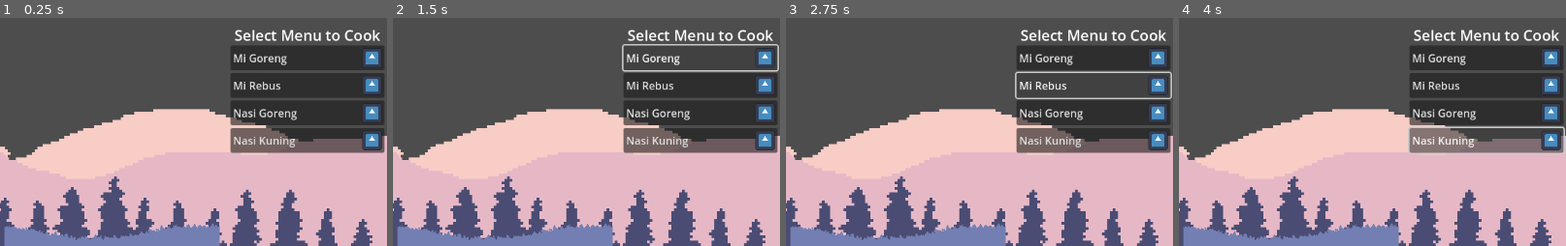
Above: before the commit, frames 1-4 (left to right).
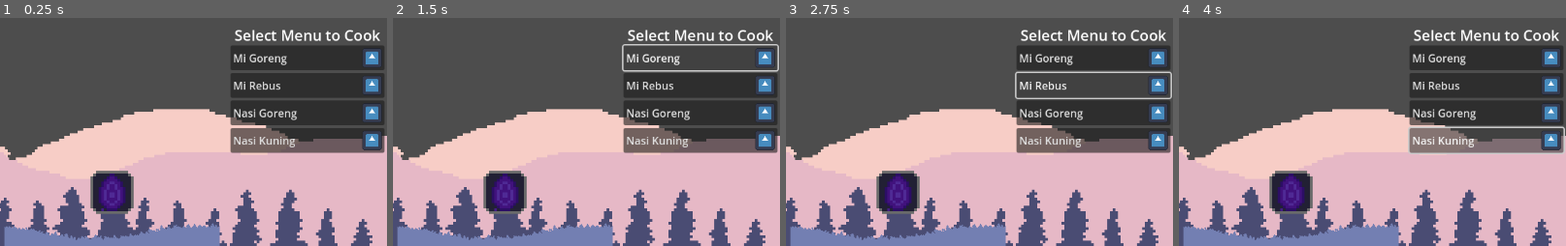
Above: after the commit, the same moments.

Repository: RafliNST/rush-cooker
Game: Godot game, scene res://scenes/main_scene.tscn
Two runs of this game, one before a commit and one after it. Both use one fixed random seed, a clock stepped at 60 frames per second and the inputs below. The engine's default icon, where the game draws it, is replaced by a stand-in: a white triangle on a blue panel in a dark square. Sound files missing from this copy of the repository are replaced by a short silence.
Inputs:
- Up to frame 1 (0.25 s): no input
- Up to frame 2 (1.5 s): click "Camera to Tenant" at 0.5 s; click "Mi Goreng" at 1.25 s
- Up to frame 3 (2.75 s): click "Mi Rebus" at 2 s
- Up to frame 4 (4 s): click "Nasi Goreng" at 2.75 s; click "Nasi Kuning" at 3.5 s
The pictures show only the part of the screen within x 49-98%, y 0-50%; the shares and areas given below are measured in that part.

The runs differ from the first frame. In frame 1, 2.0% of the frame differs, in the area x 23-35%, y 66-87%; in frame 2, 2.0%; in frame 3, 2.0%; in frame 4, 2.0%.

Commit message:
customer request menu

Diff:
--- a/scenes/game.tscn
+++ b/scenes/game.tscn
@@ -5,7 +5,7 @@
 [ext_resource type="Texture2D" uid="uid://dsfabwpfwycx3" path="res://textures/SunsetParalax/2.png" id="2_8ay5t"]
 [ext_resource type="Texture2D" uid="uid://bv5cunuq0qju3" path="res://textures/SunsetParalax/5.png" id="3_jj70m"]
 [ext_resource type="Texture2D" uid="uid://dcqkiy8jnji4r" path="res://textures/SunsetParalax/8.png" id="3_xryhh"]
-[ext_resource type="Texture2D" uid="uid://cro7mrnok68yn" path="res://textures/SunsetParalax/4.png" id="4_yorsk"]
+[ext_resource type="PackedScene" uid="uid://ca0ds7uqr700u" path="res://scenes/player_tenant.tscn" id="5_8rdnm"]
 [ext_resource type="PackedScene" uid="uid://h014fc2ah1ol" path="res://scenes/Customer/customer_manager.tscn" id="7_wenam"]
 [ext_resource type="Script" path="res://scripts/resource/menu/menu.gd" id="8_c0xgp"]
 [ext_resource type="Resource" uid="uid://dl1o8yi0g2k7x" path="res://scripts/resource/menu/MiGoreng.tres" id="9_j3qq0"]
@@ -57,10 +57,7 @@
 texture_repeat = 2
 texture = ExtResource("3_xryhh")
 
-[node name="PlayerTenant" type="Node2D" parent="."]
-
-[node name="TenantSprite" type="Sprite2D" parent="PlayerTenant"]
-texture = ExtResource("4_yorsk")
+[node name="PlayerTenant" parent="." instance=ExtResource("5_8rdnm")]
 
 [node name="Camera2D" type="Camera2D" parent="."]
 script = ExtResource("1_mhlsh")
--- /dev/null
+++ b/scenes/player_tenant.tscn
@@ -0,0 +1,22 @@
+[gd_scene load_steps=5 format=3 uid="uid://ca0ds7uqr700u"]
+
+[ext_resource type="Script" path="res://scripts/player_tenant.gd" id="1_yhvld"]
+[ext_resource type="Texture2D" uid="uid://cro7mrnok68yn" path="res://textures/SunsetParalax/4.png" id="2_o8idk"]
+[ext_resource type="Texture2D" uid="uid://3qaj4tsfsaio" path="res://textures/sprites/vegetables-16x16.png" id="3_mn7rh"]
+
+[sub_resource type="AtlasTexture" id="AtlasTexture_komfc"]
+atlas = ExtResource("3_mn7rh")
+region = Rect2(16, 0, 16, 16)
+
+[node name="PlayerTenant" type="Node2D"]
+script = ExtResource("1_yhvld")
+
+[node name="TenantSprite" type="Sprite2D" parent="."]
+texture = ExtResource("2_o8idk")
+
+[node name="ReadyMenu" type="VisibleOnScreenNotifier2D" parent="."]
+position = Vector2(0, -80)
+
+[node name="MenuIcon" type="Sprite2D" parent="ReadyMenu"]
+scale = Vector2(4, 4)
+texture = SubResource("AtlasTexture_komfc")
--- a/scripts/conductor.gd
+++ b/scripts/conductor.gd
@@ -4,6 +4,8 @@
 
 signal track_changed(menu: Menu)
 signal music_beat(beat_number: int)
+signal menu_complete(menu: ReadyMenu)
+var is_completed := false
 
 static var Instance: Conductor
 
@@ -59,5 +61,12 @@
 	play_music()
 
 func _on_timeout() -> void:
-	music_beat.emit(beat_number)
+	if beat_number < current_menu.ingredients.size():
+		music_beat.emit(beat_number)
+	else:
+		is_completed = true
+		menu_complete.emit(ReadyMenu.ReadyMenu(current_menu,
+			ScoreManager.Instance.current_score \
+				if ScoreManager.Instance != null\
+				else 0))
 	beat_number += 1
--- /dev/null
+++ b/scripts/player_tenant.gd
@@ -0,0 +1,15 @@
+extends Node2D
+class_name PlayerTenant
+
+@onready var ready_menu_icon := $ReadyMenu/MenuIcon
+
+var is_menu_ready := false
+
+func _ready() -> void:
+	if Conductor.Instance != null:
+		Conductor.Instance.menu_complete.connect(dish_ready)
+
+func dish_ready(ready_menu: ReadyMenu):
+	is_menu_ready = true
+
+	ready_menu_icon.texture = ready_menu.menu.icon
--- /dev/null
+++ b/scripts/ready_menu.gd
@@ -0,0 +1,29 @@
+extends Node
+class_name ReadyMenu
+
+var menu: Menu
+var score: int
+var percentage: float
+
+enum MENU_PERFORMANCE { TRASH, BAD, GOOD, EXCELENT }
+var menu_performance: MENU_PERFORMANCE
+
+# constructor
+static func ReadyMenu(fn_menu: Menu, fn_score: int) -> ReadyMenu:
+	var instance = ReadyMenu.new()
+	instance.menu = fn_menu
+	instance.score = fn_score
+
+	instance.percentage = instance.score / \
+		instance.menu.ingredients.size() * Note.SCORE_STATE.PERFECT
+
+	if instance.percentage < .15:
+		instance.menu_performance = MENU_PERFORMANCE.TRASH
+	elif instance.percentage < .38:
+		instance.menu_performance = MENU_PERFORMANCE.BAD
+	elif instance.percentage < .78:
+		instance.menu_performance = MENU_PERFORMANCE.GOOD
+	elif instance.percentage >= .92:
+		instance.menu_performance = MENU_PERFORMANCE.EXCELENT
+
+	return instance
